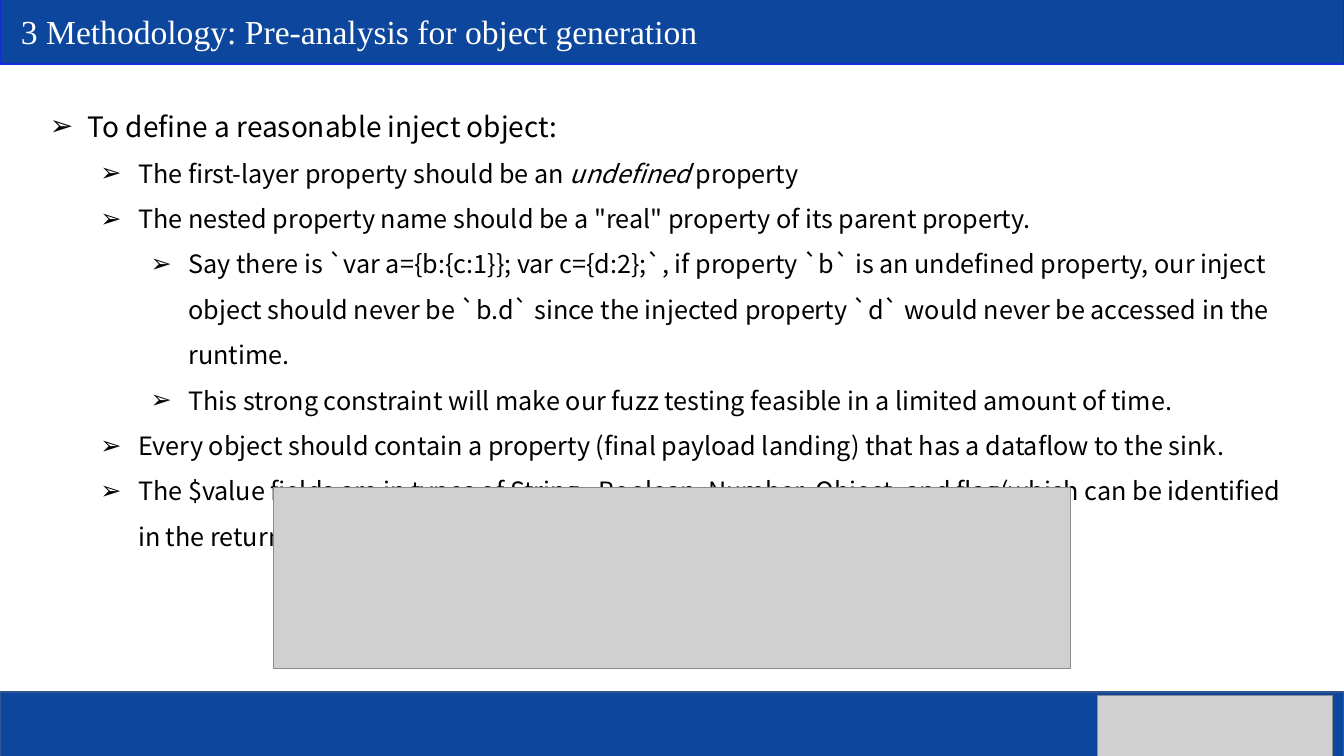
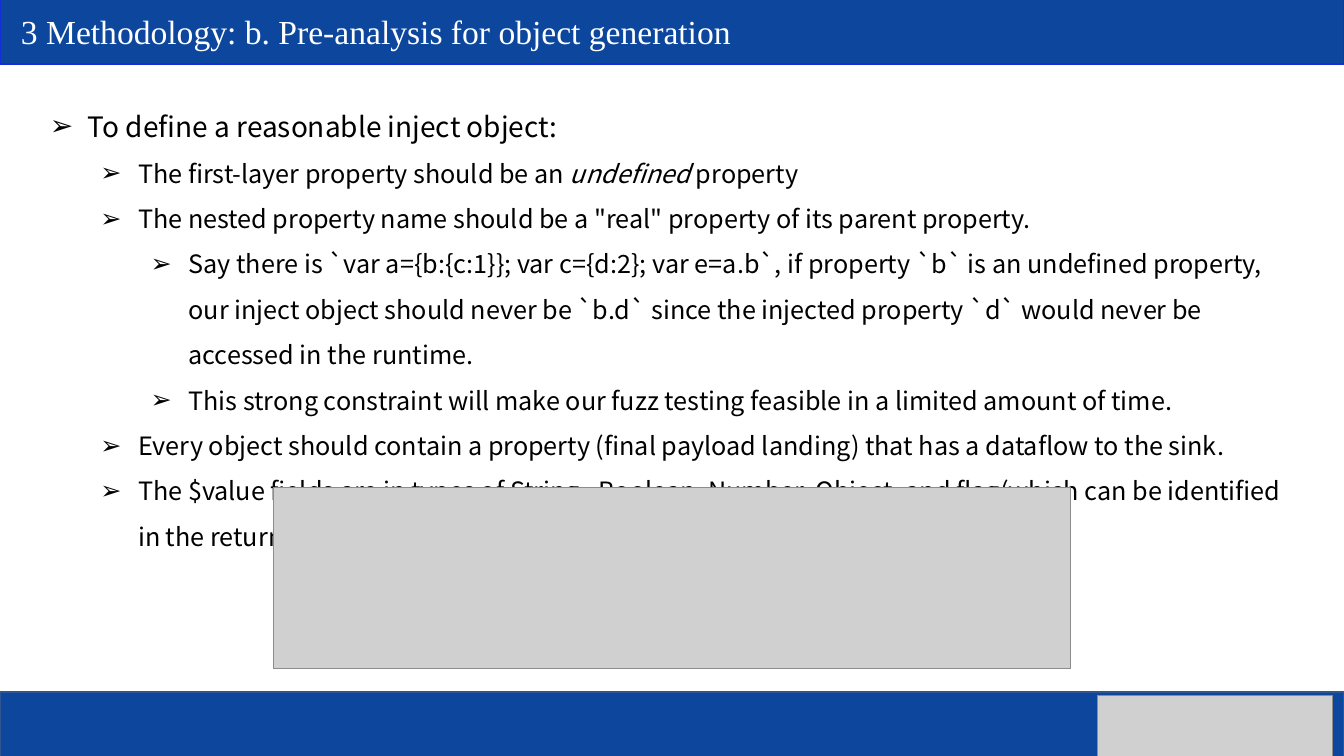
Before and after one commit to jackfromeast/UoPGadget, a slide deck: slide 16 of .assets/PPAEG-final-presentation.pptx (slide 14 before the commit). Drawn at 1344x756 pixels with LibreOffice and Linux fonts; fonts in the diff are those of the drawing; grey boxes stand for pictures. Boxes give left, top, right and bottom in pixels: in the first picture for what was removed or moved away, otherwise in the second. Text is boxed around its words. In the diff, an @@ line names an element or a change of style, - is before the commit and + after.

```diff
--- a/.assets/PPAEG-final-presentation.pptx
+++ b/.assets/PPAEG-final-presentation.pptx
@@ text at [21, 20, 731, 50]: text changed @@
-3 Methodology: Pre-analysis for object generation
+3 Methodology: b. Pre-analysis for object generation
@@ text at [189, 251, 1261, 365]: text changed @@
-    ➢ Say there is `var a={b:{c:1}}; var c={d:2};`, if property `b` is an undefined property, our inject object should never be `b.d` since the injected property `d` would never be accessed in the runtime.
+    ➢ Say there is `var a={b:{c:1}}; var c={d:2}; var e=a.b`, if property `b` is an undefined property, our inject object should never be `b.d` since the injected property `d` would never be accessed in the runtime.
```
Also in this commit, not shown: 9 other slides changed, 2 slides added, 3 other files.
